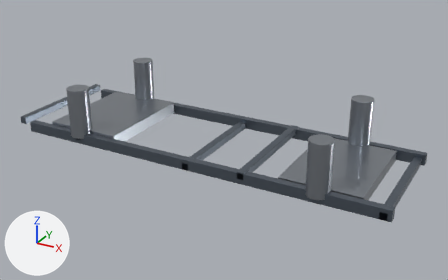
Before and after pictures for a commit that changed the glTF model public/models/vehicles/sedan/chassis.glb.
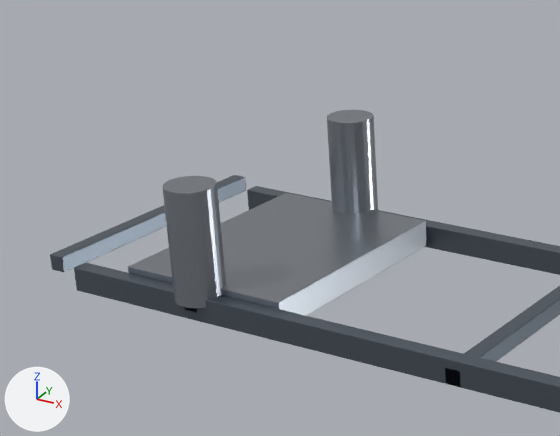
The first picture shows the older version from a 50 mm lens placed at (3.13, -5.55, 3.0), pointed at (0.09, -0.02, 0.24). The close-ups show the older and then the newer version on the part from 0% to 51% of the width and 5% to 68% of the height of that picture. Only the edits that show in the close-ups are written down. Lighting does not change. The marker at lower left points along +X, +Y and +Z. Where no turn or scale is listed for an object, it has been applied to the vertices. Vertices at exactly the same position are counted once.

Before the edit, the objects in view are built like this:
```python
ob_chassis_crossmember_bumper_rear = bpy.data.objects.new('Chassis_Crossmember_Bumper_Rear', me_cube_006)
ob_chassis_crossmember_bumper_rear.location = (0.0, 0.0, 0.0)
ob_chassis_crossmember_center = bpy.data.objects.new('Chassis_Crossmember_Center', me_cube_004)
ob_chassis_crossmember_center.location = (0.0, 0.0, 0.0)
ob_chassis_crossmember_rear = bpy.data.objects.new('Chassis_Crossmember_Rear', me_cube_005)
ob_chassis_crossmember_rear.location = (0.0, 0.0, 0.0)
ob_chassis_frame_rail_l = bpy.data.objects.new('Chassis_Frame_Rail_L', me_cube)
ob_chassis_frame_rail_l.location = (0.0, 0.0, 0.0)
ob_chassis_frame_rail_r = bpy.data.objects.new('Chassis_Frame_Rail_R', me_cube_001)
ob_chassis_frame_rail_r.location = (0.0, 0.0, 0.0)
ob_rear_subframe_cradle = bpy.data.objects.new('Rear_Subframe_Cradle', me_cube_008)
ob_rear_subframe_cradle.location = (0.0, 0.0, 0.0)
ob_rear_tower_l = bpy.data.objects.new('Rear_Tower_L', me_cylinder_002)
ob_rear_tower_l.location = (-1.425, 0.616, 0.495)
ob_rear_tower_r = bpy.data.objects.new('Rear_Tower_R', me_cylinder_003)
ob_rear_tower_r.location = (-1.425, -0.616, 0.495)
```
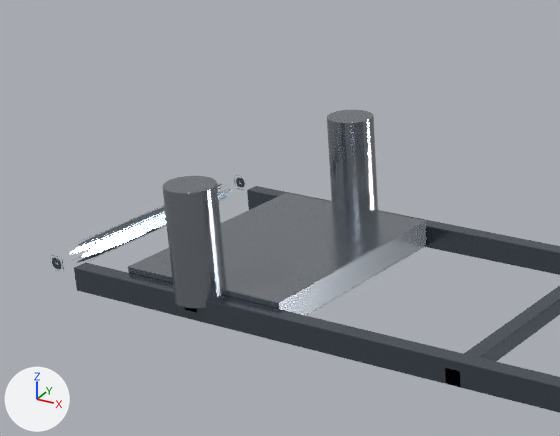
Boxes (x1, y1, x2, y2) around the edits, measured in the close-ups (560 x 436 px):
'Chassis_Crossmember_Bumper_Rear', surface changed, reshaped
    both: (50, 175, 246, 272)

The change in detail:
In material 'Chassis_Structural_Steel' (mat_chassis_structural_steel), roughness goes from 0.35 to 0.2.
In material 'Subframe_Alloy' (mat_subframe_alloy), roughness goes from 0.3 to 0.2.
me_cube_006 is used by ob_chassis_crossmember_bumper_rear; location (0.0, 0.0, 0.0).
me_cube_006 had 56 vertices, 108 faces and spanned x -2.297..-2.217, y -0.69..0.69, z 0.215..0.295.
me_cube_006 now has 2753 vertices, 3888 faces and spans x -2.298..-2.217, y -0.69..0.69, z 0.215..0.295.
me_cube_006 part 1: 16 vertices removed from x -2.294..-2.217, y -0.69..0.69, z 0.215..0.295; 2713 vertices added at x -2.298..-2.217, y -0.69..0.69, z 0.215..0.295.
